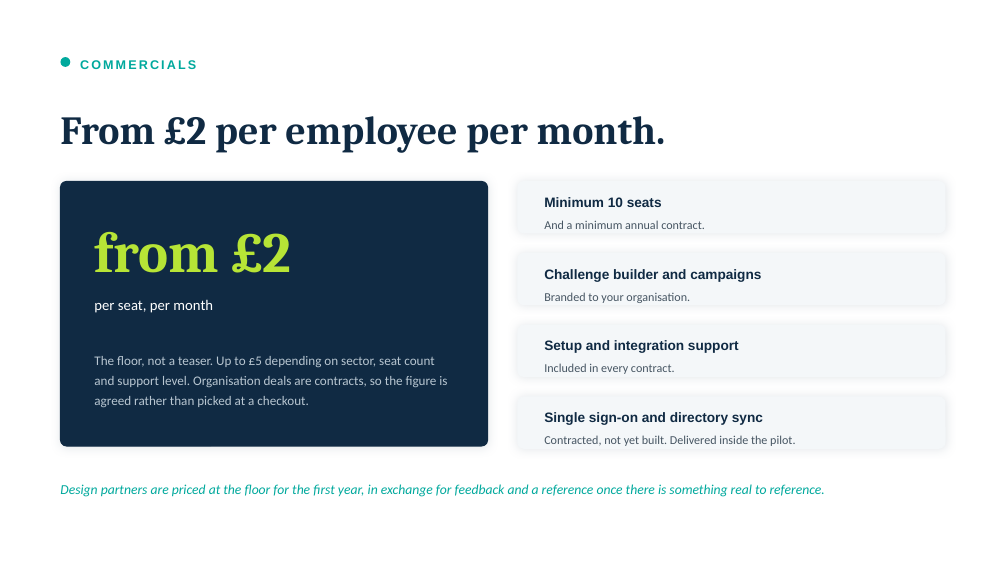
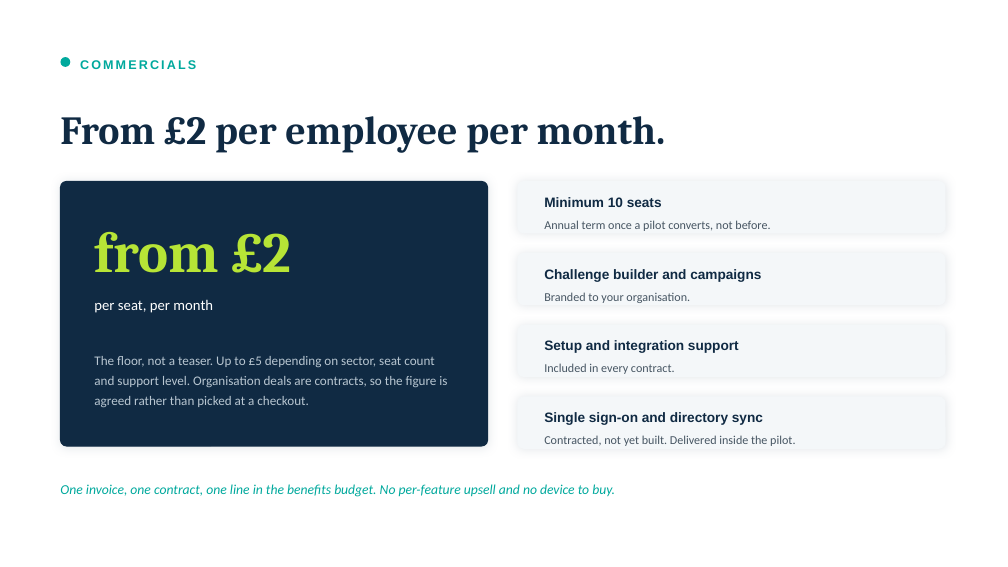
Before and after one commit to jnnseya-cpu/JESSIE, a slide deck: slide 10 of docs/sales/JESS-MOVE-for-organisations.pptx. Drawn at 1008x567 pixels with LibreOffice and Linux fonts; fonts in the diff are those of the drawing. Boxes give left, top, right and bottom in pixels: in the first picture for what was removed or moved away, otherwise in the second. Text is boxed around its words. In the diff, an @@ line names an element or a change of style, - is before the commit and + after.

```diff
--- a/docs/sales/JESS-MOVE-for-organisations.pptx
+++ b/docs/sales/JESS-MOVE-for-organisations.pptx
@@ text at <box>544,220,770,231</box>: text changed @@
-And a minimum annual contract.
+Annual term once a pilot converts, not before.
@@ text at <box>60,484,615,497</box>: text changed @@
-Design partners are priced at the floor for the first year, in exchange for feedback and a reference once there is something real to reference.
+One invoice, one contract, one line in the benefits budget. No per-feature upsell and no device to buy.
```
Also in this commit, not shown: 9 other slides changed, 2 slides added, 2 slides removed, 3 other files.
